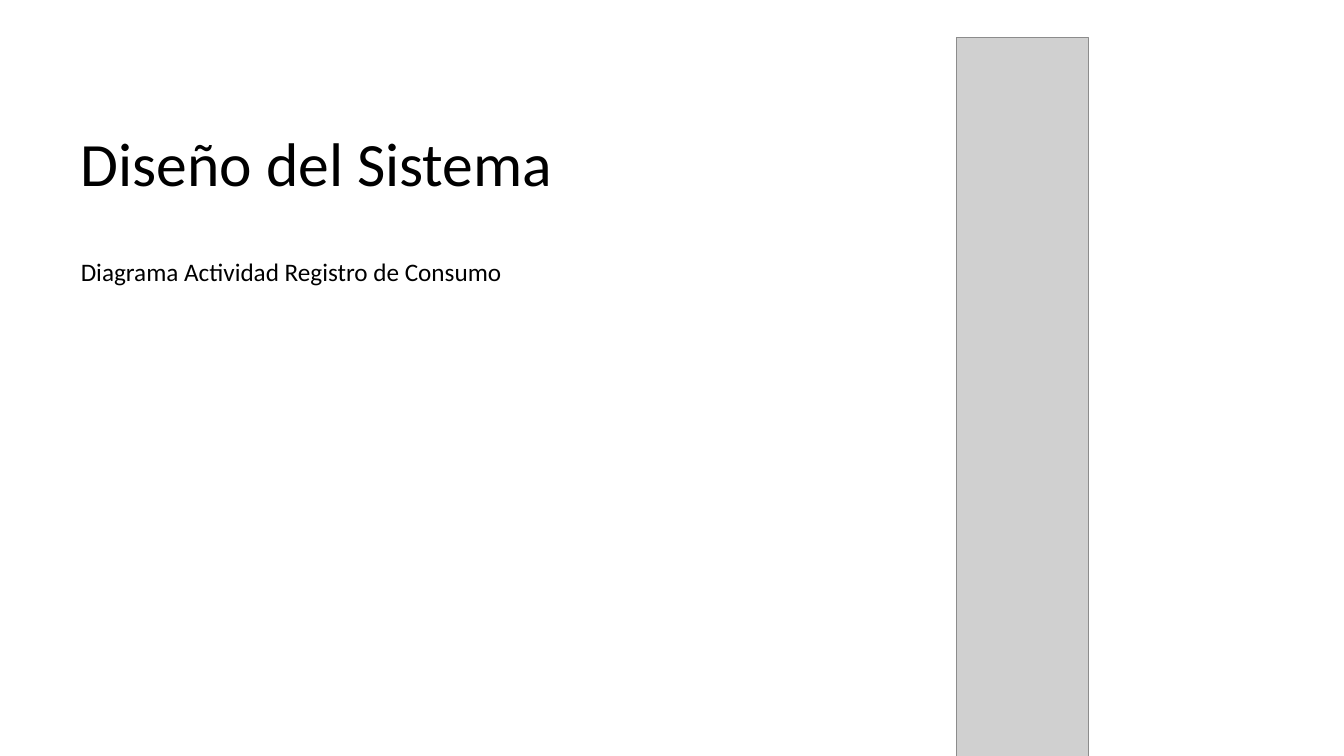
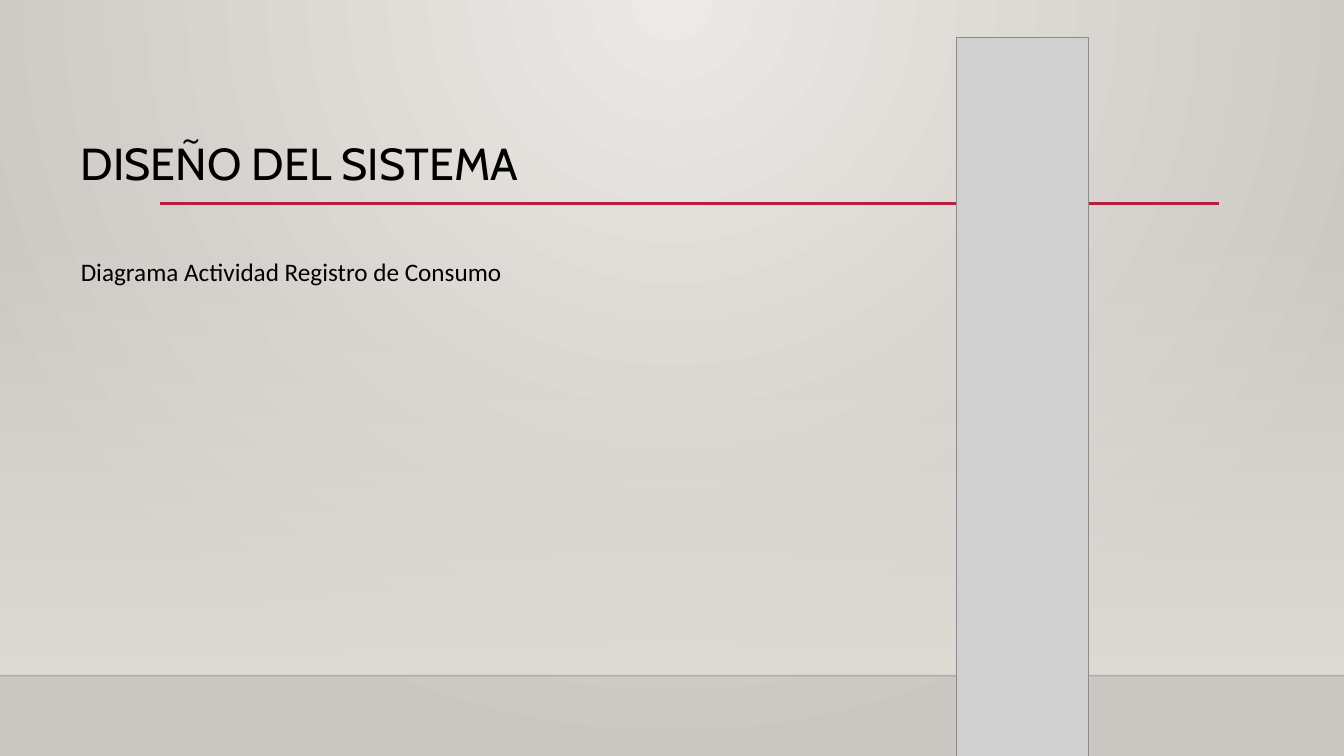
Before and after one commit to WilldiazRaM/app_AhorraLuz, a slide deck: slide 9 of Fase 1/Evidencias Grupales/Presentacion1.pptx. Drawn at 1344x756 pixels with LibreOffice and Linux fonts; fonts in the diff are those of the drawing; grey boxes stand for pictures; background and template pictures are left out. Boxes give left, top, right and bottom in pixels: in the first picture for what was removed or moved away, otherwise in the second. Text is boxed around its words. In the diff, an @@ line names an element or a change of style, - is before the commit and + after.

```diff
--- a/Fase 1/Evidencias Grupales/Presentacion1.pptx
+++ b/Fase 1/Evidencias Grupales/Presentacion1.pptx
@@ background picture (left out) to gradient #ECEAE7 to #CAC7C1 @@
@@ title at [81, 143, 518, 181]: text changed; size 44 to 32 pt; font Calibri to Cabin @@
-Diseño del Sistema
+DISEÑO DEL SISTEMA
@@ line added from (160, 204) to (1220, 204), #B71E42 2.5 pt @@
@@ rectangle added at [0, 223, 1344, 676], fill gradient #DFDBD5 @@
@@ line added from (0, 676) to (1344, 676), #000001 1 pt @@
```
Also in this commit, not shown: 16 other slides changed.
